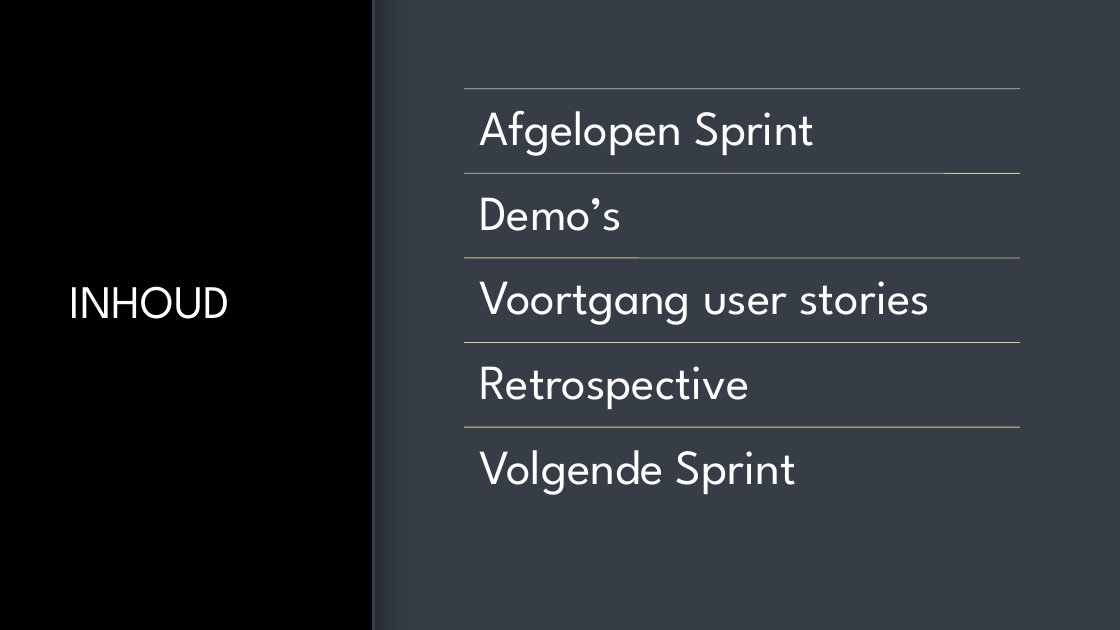
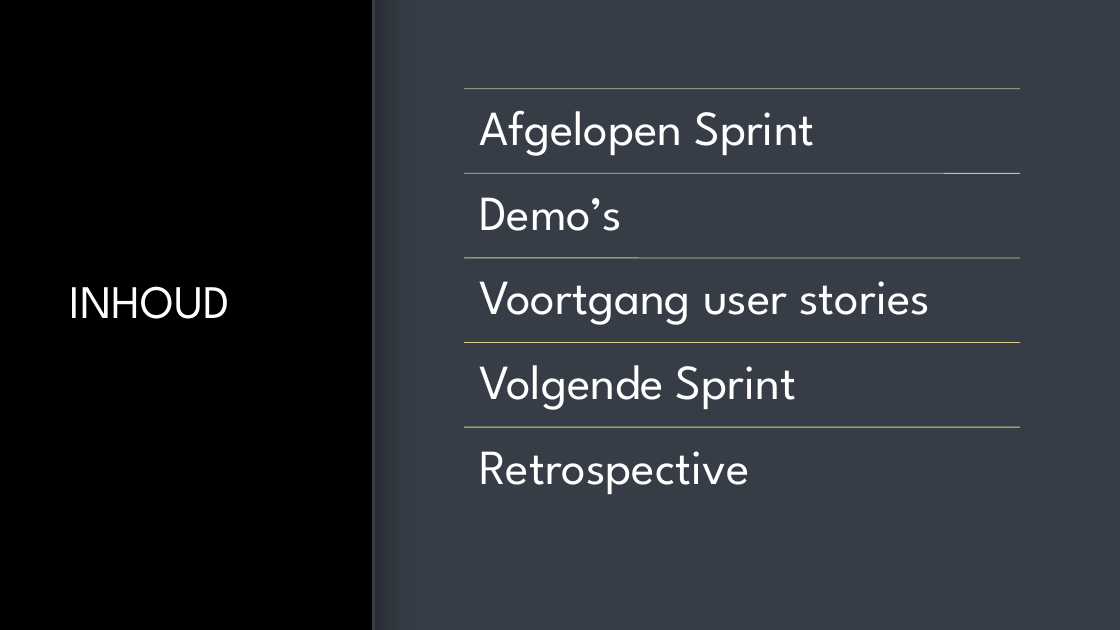
Before and after one commit to Matthijs-Hart/Project-5-6---Floating-Farm, a slide deck: slide 3 of Presentaties/Sprint 2.pptx. Drawn at 1120x630 pixels with LibreOffice and Linux fonts; fonts in the diff are those of the drawing; background and template pictures are left out. Boxes give left, top, right and bottom in pixels: in the first picture for what was removed or moved away, otherwise in the second. Text is boxed around its words. In the diff, an @@ line names an element or a change of style, - is before the commit and + after.

Commit message:
puntjes op de i van de presentatie

```diff
--- a/Presentaties/Sprint 2.pptx
+++ b/Presentaties/Sprint 2.pptx
@@ text "Volgende Sprint" moved from (x1=479, y1=450, x2=796, y2=495) to (x1=479, y1=365, x2=796, y2=410) @@
@@ text "Retrospective" moved from (x1=479, y1=366, x2=749, y2=409) to (x1=479, y1=451, x2=749, y2=494) @@
```
